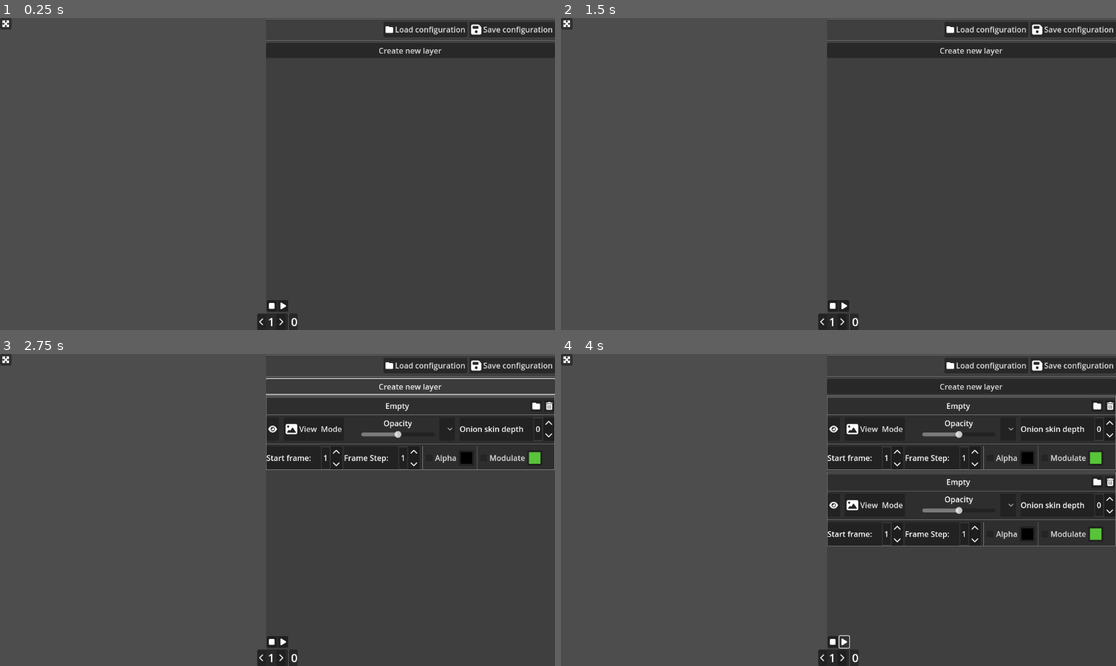
Above: before the commit, frames 1-4 (two rows, left to right).
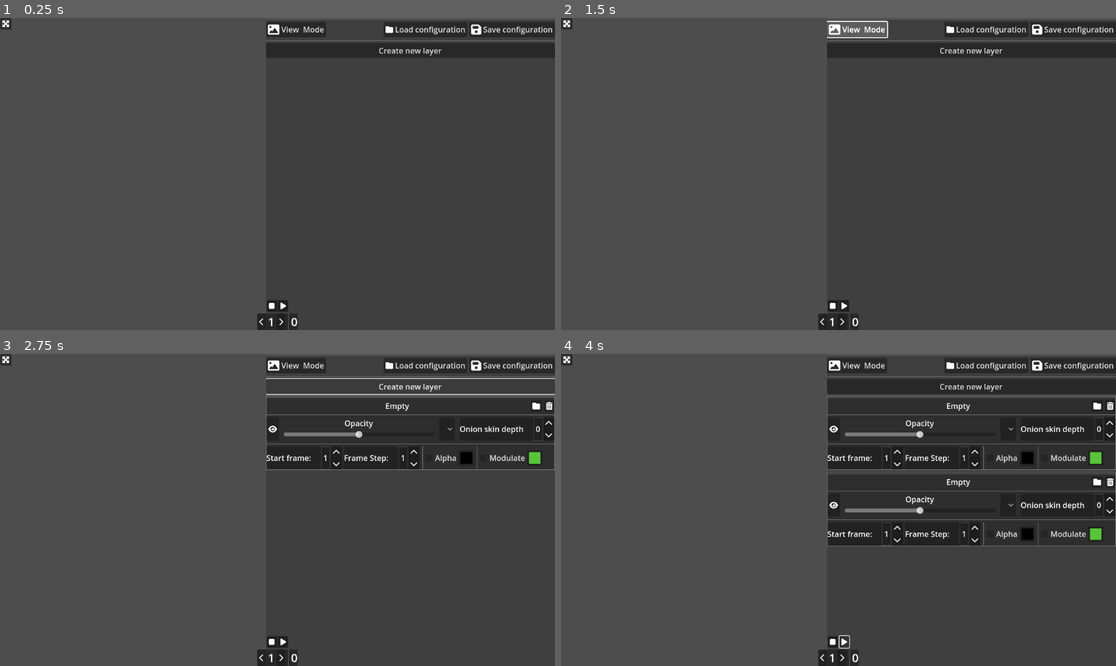
Above: after the commit, the same moments.

Repository: NectoT/GodotLayeredSlideshows
Game: Godot game, scene res://scenes/App.tscn
Two runs of this game, one before a commit and one after it. Both use one fixed random seed, a clock stepped at 60 frames per second and the inputs below.
Inputs (mouse positions are in pixels of both pictures, inside the frame that each line leads up to):
- Up to frame 1 (0.25 s): no input
- Up to frame 2 (1.5 s): click (855, 30) at 0.5 s, where only the run after the commit has a clickable "View Mode"; click (855, 30) at 1.25 s, where only the run after the commit has a clickable "Draw Mode"
- Up to frame 3 (2.75 s): click "Create new layer" at 2 s
- Up to frame 4 (4 s): click "Create new layer" at 2.75 s; click (844, 641) at 3.5 s

The runs differ from the first frame. In frame 1, 0.1% of the frame differs, in the area x 48-59%, y 2-6%; in frame 2, 0.6%; in frame 3, 0.7%; in frame 4, 1.2%, in the area x 48-75%, y 2-52%.

Commit message:
Режим рисования или просмотра одинаков для всех слоёв

Diff:
--- a/main.gd
+++ b/main.gd
@@ -57,6 +57,8 @@
 		_is_loading_images = value
 		_update_loading_panel()
 
+var _mode: Layer.Mode = Layer.Mode.VIEW
+
 func _ready() -> void:
 	current_frame_label.text = str(current_frame)
 	total_frames_label.text = str(total_frames)
@@ -176,6 +178,15 @@
 func _on_fullscreen_button_pressed():
 	fullscreen = !fullscreen
 
+
+func _on_mode_button_pressed():
+	if _mode == Layer.Mode.VIEW:
+		_mode = Layer.Mode.DRAW
+	else:
+		_mode = Layer.Mode.VIEW
+
+	for layer_config_instance in layers_interface.get_children() as Array[LayerConfig]:
+		layer_config_instance.set_layer_mode(_mode)
 
 func _process(delta: float) -> void:
 	if Input.is_action_just_pressed('toggle_ui'):
--- a/scenes/App.tscn
+++ b/scenes/App.tscn
@@ -1,14 +1,17 @@
-[gd_scene load_steps=16 format=3 uid="uid://cm171rearli5x"]
+[gd_scene load_steps=19 format=3 uid="uid://cm171rearli5x"]
 
 [ext_resource type="Script" path="res://main.gd" id="1_qk8ce"]
 [ext_resource type="PackedScene" uid="uid://cpo5iec4glmja" path="res://scenes/LayerDisplay.tscn" id="2_eba48"]
 [ext_resource type="PackedScene" uid="uid://xuhx2e6vglvy" path="res://scenes/LayerConfig.tscn" id="3_5nyrh"]
 [ext_resource type="Texture2D" uid="uid://b6hxhrrotxtl5" path="res://icons/floppy-disk-solid.svg" id="4_4jn7r"]
+[ext_resource type="Texture2D" uid="uid://bmn3desr6qvxu" path="res://icons/image-solid.svg" id="4_b0vcs"]
 [ext_resource type="Texture2D" uid="uid://brpo7atj3nrwb" path="res://icons/chevron-left-solid.svg" id="4_dytnr"]
 [ext_resource type="Texture2D" uid="uid://dlww632quv8fd" path="res://icons/chevron-right-solid.svg" id="4_kc8da"]
 [ext_resource type="Texture2D" uid="uid://daq4l8c24vic8" path="res://icons/stop-solid.svg" id="4_o88ys"]
 [ext_resource type="Texture2D" uid="uid://3nb4c68eiu8d" path="res://icons/folder-solid.svg" id="4_sfkxq"]
 [ext_resource type="Texture2D" uid="uid://8mjakyitmy1b" path="res://icons/play-solid.svg" id="5_jsmty"]
+[ext_resource type="Script" path="res://ui/toggle_button.gd" id="5_ogorr"]
+[ext_resource type="Texture2D" uid="uid://db3k2b3bhhb50" path="res://icons/pencil-solid.svg" id="6_u4i3j"]
 [ext_resource type="LabelSettings" uid="uid://bg1npmc75mf45" path="res://themes/label_settings.tres" id="7_4paol"]
 [ext_resource type="Texture2D" uid="uid://b5m374ryayo1c" path="res://icons/maximize-solid.svg" id="9_uivg3"]
 
@@ -88,6 +91,15 @@
 layout_mode = 2
 alignment = 2
 
+[node name="ModeButton" type="Button" parent="Interface/Interface/ScrollContainer/VBoxContainer/HBoxContainer"]
+layout_mode = 2
+size_flags_horizontal = 2
+text = "View  Mode"
+icon = ExtResource("4_b0vcs")
+script = ExtResource("5_ogorr")
+enabled_icon = ExtResource("6_u4i3j")
+enabled_text = "Draw Mode"
+
 [node name="LoadConfigButton" type="Button" parent="Interface/Interface/ScrollContainer/VBoxContainer/HBoxContainer"]
 layout_mode = 2
 text = "Load configuration"
@@ -212,6 +224,7 @@
 text = "Loading..."
 label_settings = SubResource("LabelSettings_nort3")
 
+[connection signal="pressed" from="Interface/Interface/ScrollContainer/VBoxContainer/HBoxContainer/ModeButton" to="." method="_on_mode_button_pressed"]
 [connection signal="pressed" from="Interface/Interface/ScrollContainer/VBoxContainer/HBoxContainer/LoadConfigButton" to="Interface/Interface/ScrollContainer/VBoxContainer/HBoxContainer/LoadConfigButton/FileDialog" method="set_visible" binds= [true]]
 [connection signal="file_selected" from="Interface/Interface/ScrollContainer/VBoxContainer/HBoxContainer/LoadConfigButton/FileDialog" to="." method="_load_layers_config"]
 [connection signal="pressed" from="Interface/Interface/ScrollContainer/VBoxContainer/HBoxContainer/SaveConfigButton" to="Interface/Interface/ScrollContainer/VBoxContainer/HBoxContainer/SaveConfigButton/FileDialog" method="set_visible" binds= [true]]
--- a/scenes/LayerConfig.tscn
+++ b/scenes/LayerConfig.tscn
@@ -1,8 +1,6 @@
-[gd_scene load_steps=14 format=3 uid="uid://xuhx2e6vglvy"]
+[gd_scene load_steps=12 format=3 uid="uid://xuhx2e6vglvy"]
 
 [ext_resource type="Script" path="res://ui/layer_settings.gd" id="1_ttgk4"]
-[ext_resource type="Texture2D" uid="uid://bmn3desr6qvxu" path="res://icons/image-solid.svg" id="2_0n4xy"]
-[ext_resource type="Texture2D" uid="uid://db3k2b3bhhb50" path="res://icons/pencil-solid.svg" id="2_d4o61"]
 [ext_resource type="Texture2D" uid="uid://c2klsiey7ripi" path="res://icons/eye-solid.svg" id="2_lrkfy"]
 [ext_resource type="Texture2D" uid="uid://dka5kiod5hfo8" path="res://icons/eye-slash-solid.svg" id="4_48ejy"]
 [ext_resource type="Texture2D" uid="uid://dg2naadl83m8m" path="res://icons/onion_active.svg" id="4_pndpk"]
@@ -31,7 +29,7 @@
 script = ExtResource("1_ttgk4")
 file_dialog = NodePath("VBoxContainer/HBoxContainer2/DirectoryButton/FileDialog")
 visibility_button = NodePath("VBoxContainer/HBoxContainer/VisibilityButton")
-mode_button = NodePath("VBoxContainer/HBoxContainer/ModeButton")
+mode_button = NodePath("")
 opacity_slider = NodePath("VBoxContainer/HBoxContainer/OpacityContainer/OpacitySlider")
 onion_skin_selector = NodePath("VBoxContainer/HBoxContainer/OnionSkinOption")
 onion_skin_frame_input = NodePath("VBoxContainer/HBoxContainer/OnionSkinFrame")
@@ -88,15 +86,6 @@
 script = ExtResource("5_hekvm")
 manual_toggle = true
 enabled_icon = ExtResource("2_lrkfy")
-
-[node name="ModeButton" type="Button" parent="VBoxContainer/HBoxContainer"]
-layout_mode = 2
-size_flags_horizontal = 2
-text = "View  Mode"
-icon = ExtResource("2_0n4xy")
-script = ExtResource("5_hekvm")
-enabled_icon = ExtResource("2_d4o61")
-enabled_text = "Draw Mode"
 
 [node name="OpacityContainer" type="VBoxContainer" parent="VBoxContainer/HBoxContainer"]
 layout_mode = 2
@@ -190,7 +179,6 @@
 [connection signal="pressed" from="VBoxContainer/HBoxContainer2/DirectoryButton" to="." method="_on_directory_button_pressed"]
 [connection signal="pressed" from="VBoxContainer/HBoxContainer2/DeleteButton" to="." method="_on_delete_button_pressed"]
 [connection signal="pressed" from="VBoxContainer/HBoxContainer/VisibilityButton" to="." method="_on_visibility_button_pressed"]
-[connection signal="pressed" from="VBoxContainer/HBoxContainer/ModeButton" to="." method="_on_mode_button_pressed"]
 [connection signal="value_changed" from="VBoxContainer/HBoxContainer/OpacityContainer/OpacitySlider" to="." method="_on_opacity_slider_changed"]
 [connection signal="item_selected" from="VBoxContainer/HBoxContainer/OnionSkinOption" to="." method="_on_onion_option_selected"]
 [connection signal="number_changed" from="VBoxContainer/HBoxContainer/OnionSkinDepth" to="." method="_on_onion_skin_depth_input_changed"]
--- a/ui/layer_settings.gd
+++ b/ui/layer_settings.gd
@@ -90,7 +90,7 @@
 
 
 func load_from_config_file(config_file: ConfigFile, layer_section: String):
-	_set_layer_mode(config_file.get_value(layer_section, 'mode', 0))
+	set_layer_mode(config_file.get_value(layer_section, 'mode', 0))
 	mode_button.enabled = layer.mode == Layer.Mode.DRAW
 
 	draw_settings.load_from_config_file(config_file, layer_section, 'draw_mode')
@@ -186,14 +186,7 @@
 	layer.alpha_enabled = toggled_on
 
 
-func _on_mode_button_pressed():
-	if layer.mode == Layer.Mode.DRAW:
-		_set_layer_mode(Layer.Mode.VIEW)
-	else:
-		_set_layer_mode(Layer.Mode.DRAW)
-
-
-func _set_layer_mode(mode: Layer.Mode):
+func set_layer_mode(mode: Layer.Mode):
 	if mode == Layer.Mode.DRAW:
 		layer.mode = Layer.Mode.DRAW
 		current_settings = draw_settings
